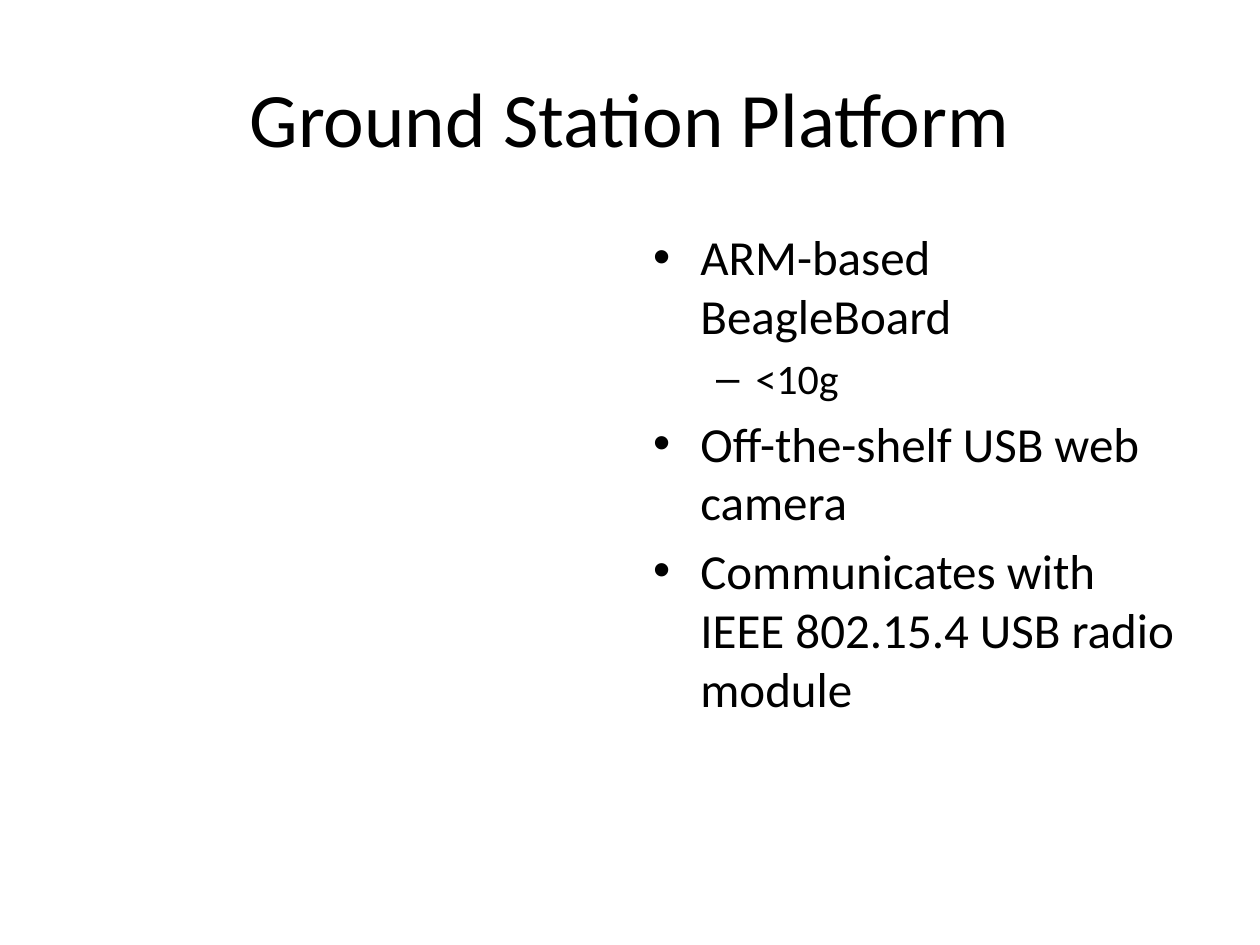
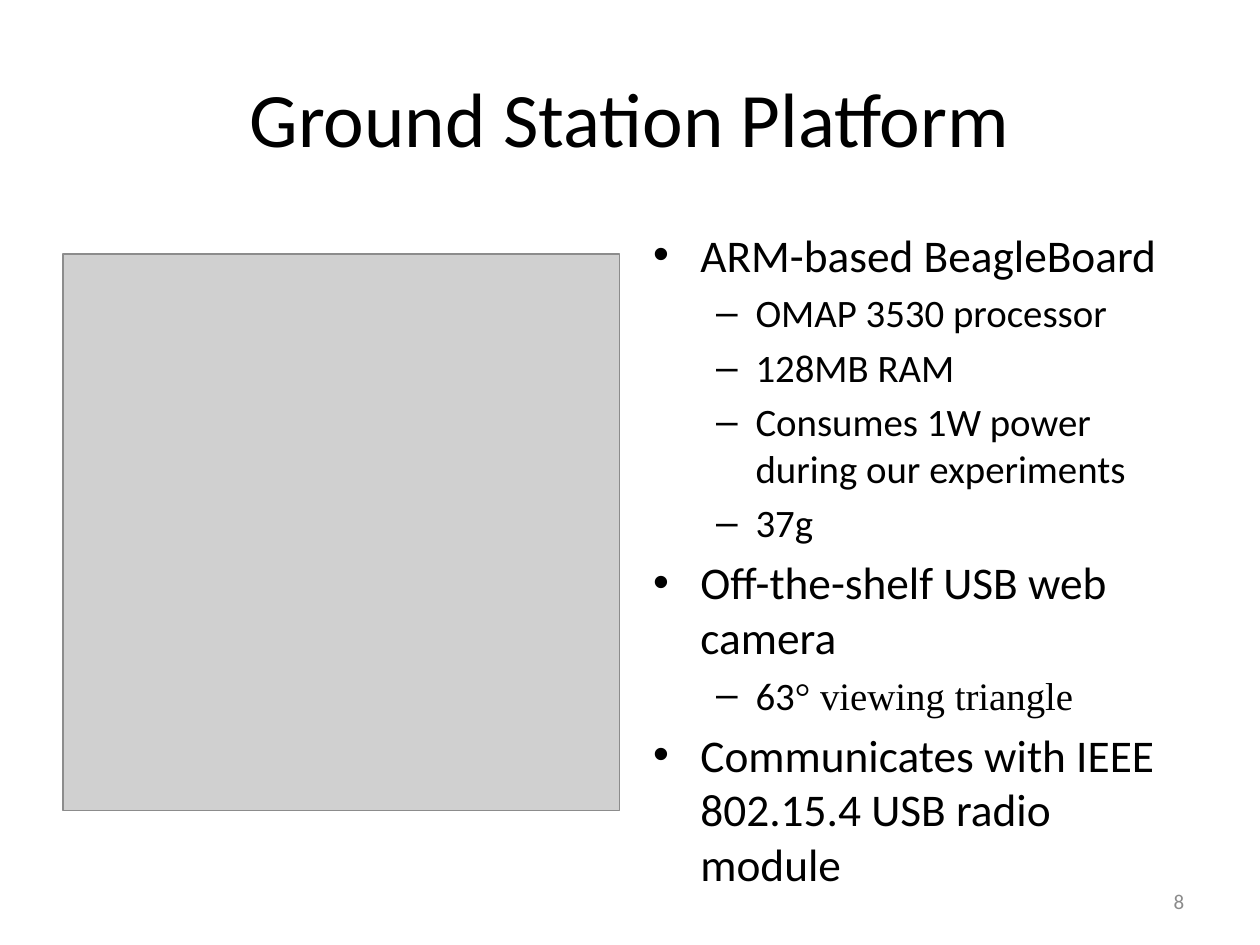
Before and after one commit to ryanjulian/manuscript-aamas2013, a slide deck: slide 8 of presentation/AAMAS_2013.pptx. Drawn at 1260x945 pixels with LibreOffice and Linux fonts; fonts in the diff are those of the drawing; grey boxes stand for pictures. Boxes give left, top, right and bottom in pixels: in the first picture for what was removed or moved away, otherwise in the second. Text is boxed around its words. In the diff, an @@ line names an element or a change of style, - is before the commit and + after.

```diff
--- a/presentation/AAMAS_2013.pptx
+++ b/presentation/AAMAS_2013.pptx
@@ picture added at box(63, 255, 620, 811) @@
@@ text at box(700, 240, 1156, 827): size 28 to 25.9 pt in "ARM-based BeagleBoard", "Off-the-shelf USB web camera", "Communicates with IEEE 802.15.4 USB radio module" @@
@@ text at box(756, 301, 1125, 544): text changed; size 24 to 22.2 pt @@
-  – <10g
+  – OMAP 3530 processor
+  – 128MB RAM
+  – Consumes 1W power during our experiments
+  – 37g
@@ text at box(756, 683, 1073, 717): paragraph added @@
+  – 63° viewing triangle
@@ page number added at box(1174, 895, 1185, 909), 12 pt, text #8C8C8C @@
+8
```
Also in this commit, not shown: 20 other slides changed, 2 slides added, 2 slides removed, 1 other file.
